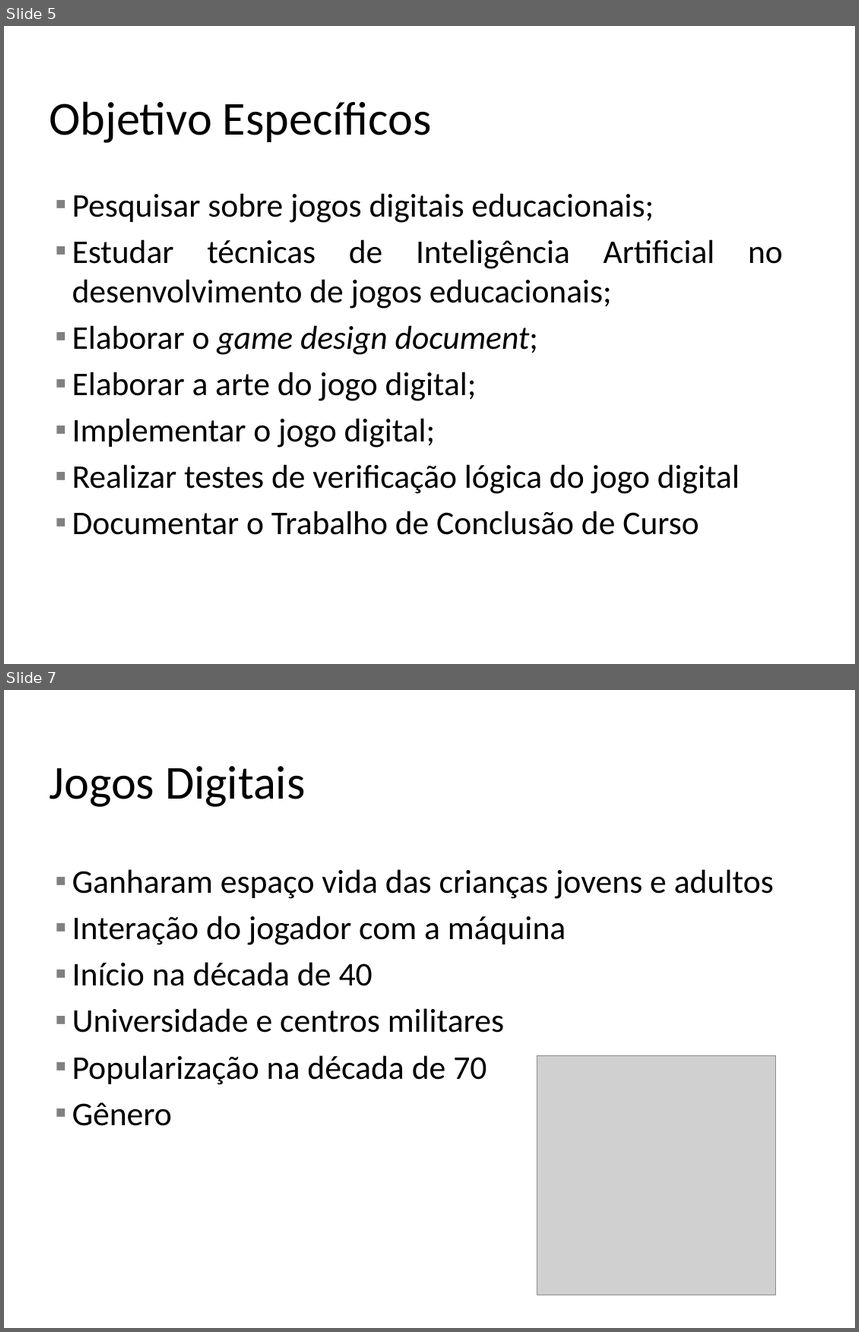
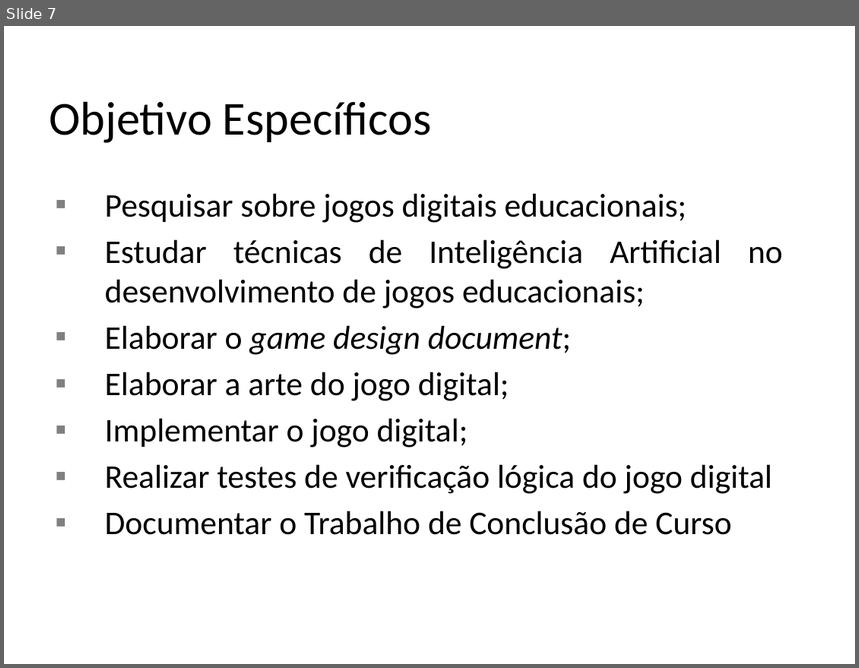
Before and after one commit to zehamarall/tcc, a slide deck: Doc/Apresentacao TCCII.pptx. Shown one above the other, each under a label of ours: slides 5 and 7 before the commit, slide 7 after it; the slides between them are not shown. The pictures are 859x1332 and 859x668 pixels, drawn with LibreOffice and Linux fonts; fonts in the diff are those of the drawing; grey boxes stand for pictures; background and template pictures are left out. Boxes give left, top, right and bottom in pixels: in the first picture for what was removed or moved away, otherwise in the second. Text is boxed around its words. In the diff, an @@ line names an element or a change of style, - is before the commit and + after.

Commit message:
atualizando documentação

```diff
--- a/Doc/Apresentacao TCCII.pptx
+++ b/Doc/Apresentacao TCCII.pptx
@@ slide 7 removed at (4,690,855,1328), background #FFFFFF @@
@@ title removed at (50,766,305,807) @@
-Jogos Digitais
@@ text removed at (72,869,774,1126) @@
-▪ Ganharam espaço vida das crianças jovens e adultos
-▪ Interação do jogador com a máquina
-▪ Início na década de 40
-▪ Universidade e centros militares
-▪ Popularização na década de 70
-▪ Gênero
@@ picture removed at (537,1056,776,1295) @@
@@ what was slide 5 is now slide 7 @@
@@ slide 7 changed as well @@
@@ text "Pesquisar sobre jogos digitais educacionais;" at (105,193,783,535): indent changed @@
```
Also in this commit, not shown: 10 other slides changed, 12 slides added, 9 other slides removed, 1 other file.
